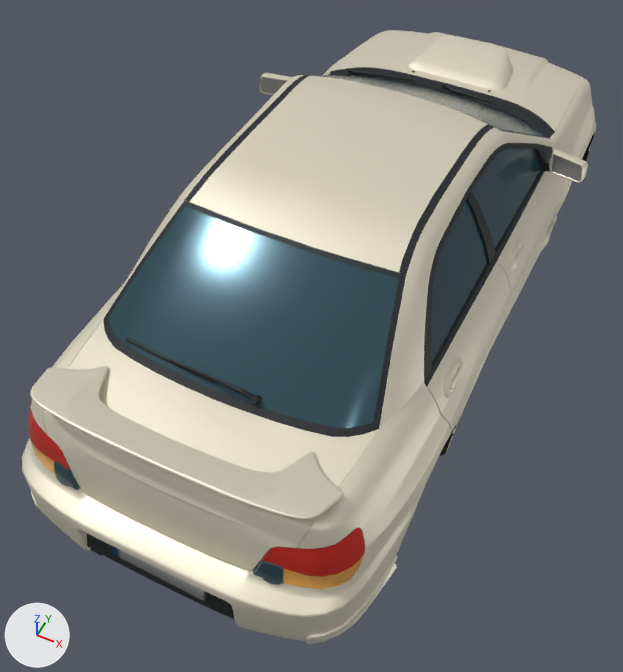
The glTF model games/warp-theft-auto/assets/cars/sedan-pearl.gltf, before and after one commit.
Both versions are drawn from a 50 mm camera at (1.32, -3.4, 3.5) aimed at (-0.08, -0.61, 0.01). Lighting does not change. The marker at lower left points along +X, +Y and +Z. The first picture is the older version.
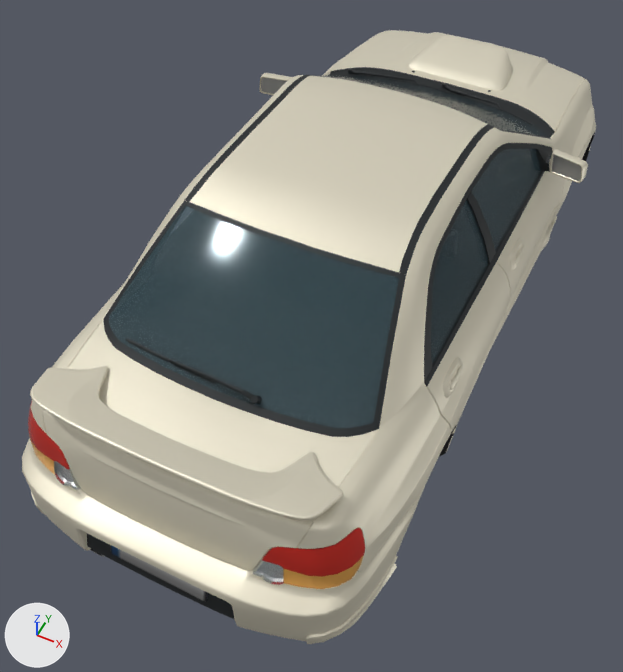
Patch to the scene script:
```diff
--- a/games/warp-theft-auto/assets/cars/sedan-pearl.gltf.py
+++ b/games/warp-theft-auto/assets/cars/sedan-pearl.gltf.py
@@ mat_body_glass @@
 mat_body_glass = principled_material('Body_Glass')
-mat_body_glass.base_color = (0.038, 0.09, 0.118)  # dark cyan #375560
+mat_body_glass.base_color = (0.12, 0.21, 0.25)  # cyan #617e89
 mat_body_glass.metallic = 0.48
-mat_body_glass.roughness = 0.18
+mat_body_glass.roughness = 0.1
+mat_body_glass.alpha = 0.32
```

Changed parts and their boxes (x1, y1, x2, y2) in the pictures (623 x 672 px):
'Mesh_0', recoloured, surface changed: (52, 73, 544, 588) in both
